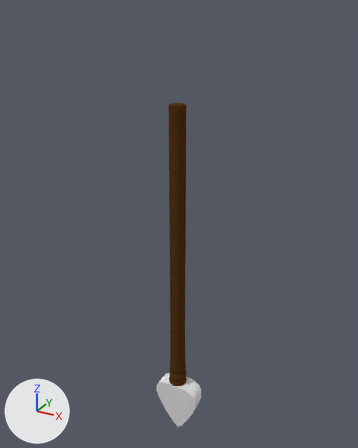
Renders of the Blender file Assets/Blendfiles/Items Bear/lance.blend from each side of a commit.
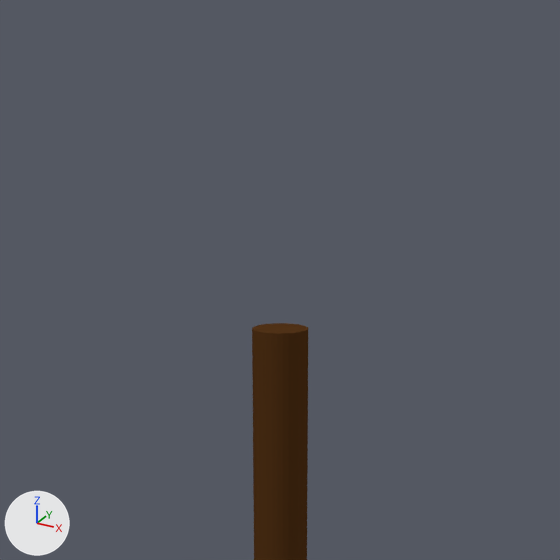
There are two pictures of each version: one whole from a 50 mm camera at (6.46, -11.59, 7.9) aimed at (-0.13, 0.39, 1.92), one close up on the part from 25% to 74% of the width and 0% to 40% of the height. Every picture has the same lights, and +X, +Y and +Z are marked at lower left.
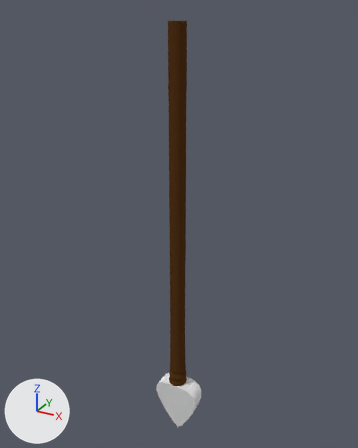
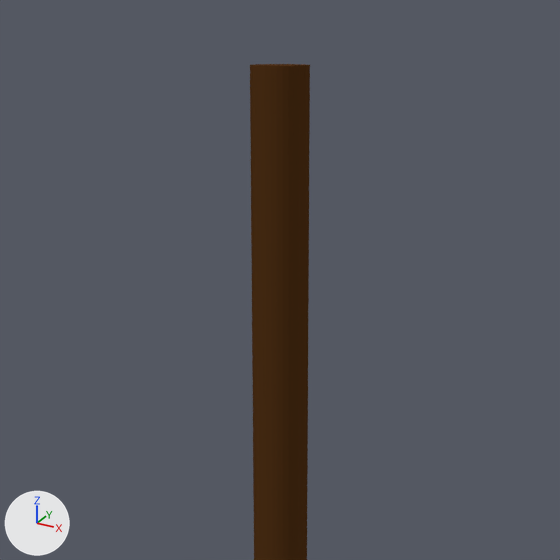
The change, as a diff of the scene's bpy script:
```diff
--- a/Assets/Blendfiles/Items Bear/lance.blend.py
+++ b/Assets/Blendfiles/Items Bear/lance.blend.py
@@ me_cylinder @@
 me_cylinder.from_pydata(...)  # 473 vertices, 426 faces; spans x -3.01..3.28, y -1.26..1.32, z -1.67..1.07
 # used by ob_cylinder; location = (0.04, 0.0, 1.15); scale = (0.238, 0.238, 4.09)
+# me_cylinder part 1: all 32 vertices in x -0.99..0.99, y -0.99..0.99, z 1.07 are moved by (0.0, 0.0, 0.5)
 me_cylinder.materials.append(mat_material_002)
```

Boxes (x1, y1, x2, y2) around the edits, measured in the close-ups (560 x 560 px):
'Cylinder', reshaped: before (252, 323, 308, 560); after (250, 64, 310, 560)
